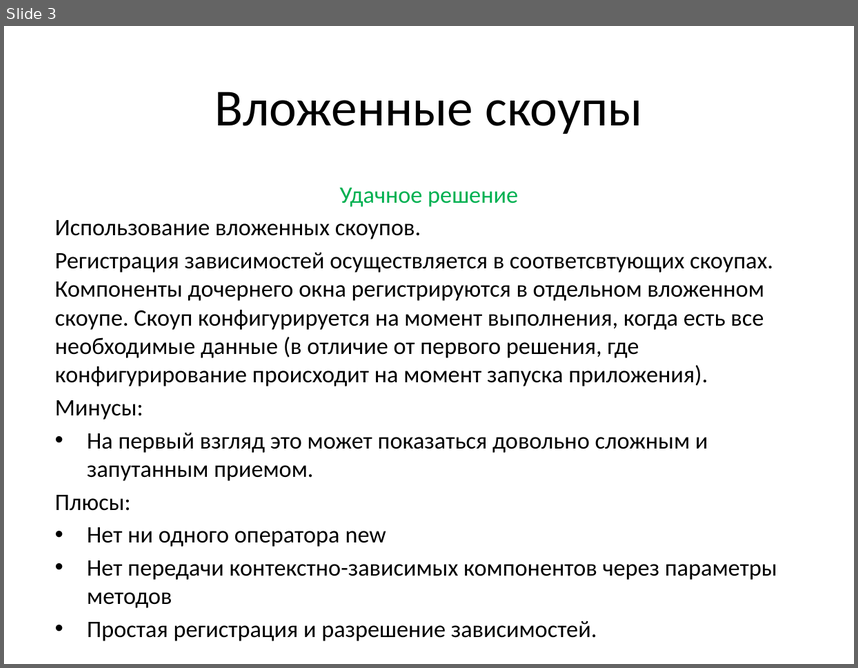
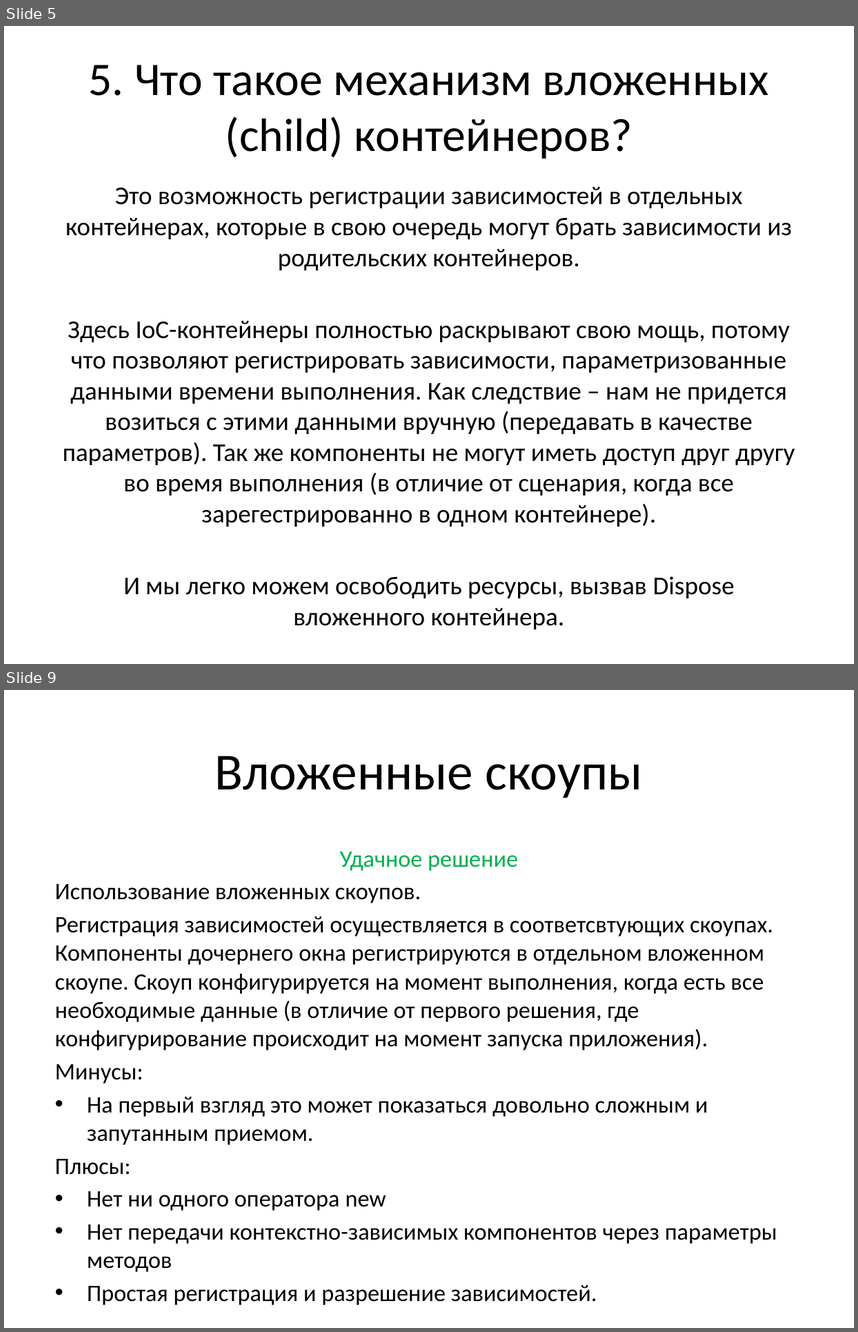
Before and after one commit to efimilya/AutofacPresentation, a slide deck: Slides.pptx. Shown one above the other, each under a label of ours: slide 3 before the commit, slides 5 and 9 after it; the slides between them are not shown. The pictures are 858x668 and 858x1332 pixels, drawn with LibreOffice and Linux fonts; fonts in the diff are those of the drawing. Boxes give left, top, right and bottom in pixels: in the first picture for what was removed or moved away, otherwise in the second. Text is boxed around its words. In the diff, an @@ line names an element or a change of style, - is before the commit and + after.

```diff
--- a/Slides.pptx
+++ b/Slides.pptx
@@ slide 5 added at <box>4,26,854,664</box>, background #FFFFFF @@
@@ title added at <box>89,65,769,158</box>, 39.6 pt, text #000000 @@
+5. Что такое механизм вложенных (child) контейнеров?
@@ text added at <box>63,187,795,598</box>, 21.7 pt, text #000000 @@
+Это возможность регистрации зависимостей в отдельных контейнерах, которые в свою очередь могут брать зависимости из родительских контейнеров.
+Здесь IoC-контейнеры полностью раскрывают свою мощь, потому что позволяют регистрировать зависимости, параметризованные данными времени выполнения. Как следствие – нам не придется возиться с этими данными вручную (передавать в качестве параметров). Так же компоненты не могут иметь доступ друг другу во время выполнения (в отличие от сценария, когда все зарегестрированно в одном контейнере).
+И мы легко можем освободить ресурсы, вызвав Dispose вложенного контейнера.
@@ what was slide 3 is now slide 9 @@
```
Also in this commit, not shown: 2 slides changed, 5 other slides added, 2 other files.
